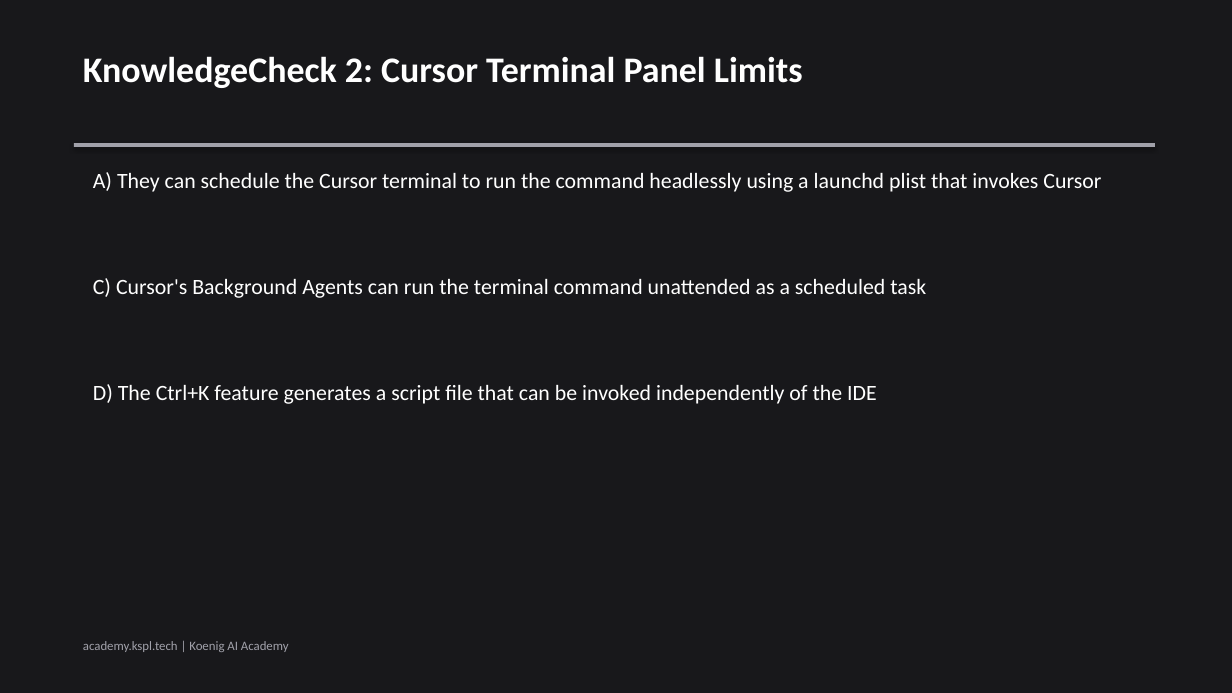
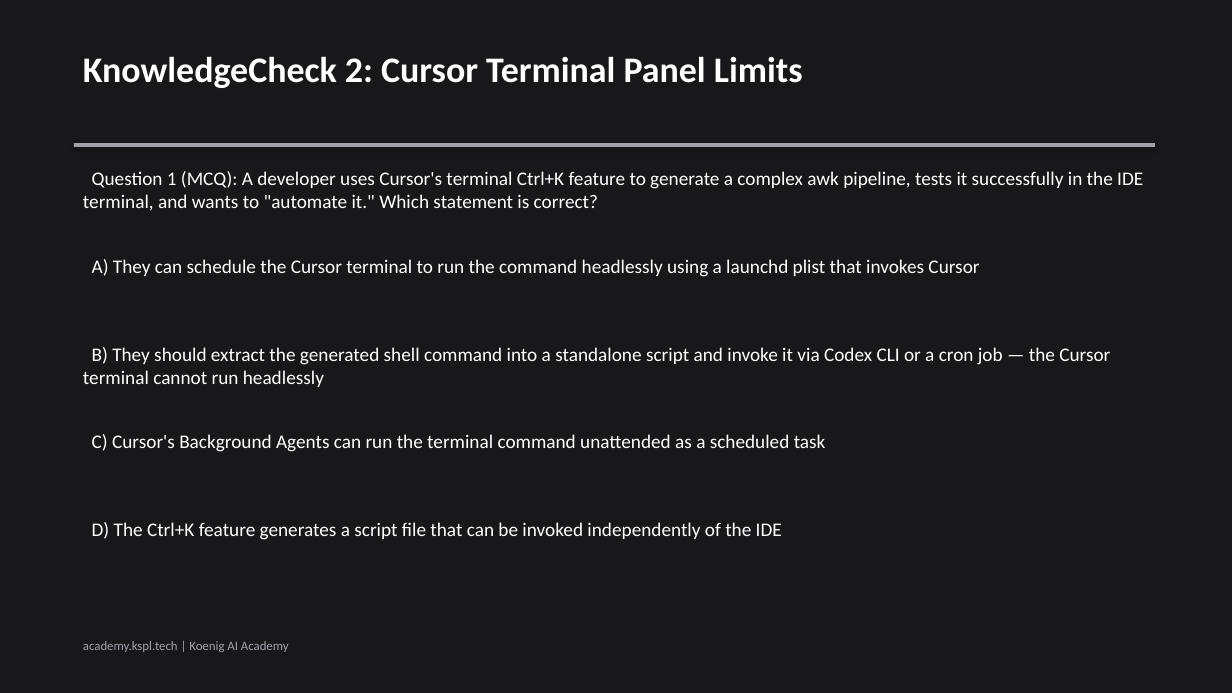
Before and after one commit to Koenig-Solutions-Private-Limited/koenig-ai-org, a slide deck: slide 6 of vault/courses/cursor-composer-2/03-cursor-cli-headless/slides.pptx. Drawn at 1232x693 pixels with LibreOffice and Linux fonts; fonts in the diff are those of the drawing. Boxes give left, top, right and bottom in pixels: in the first picture for what was removed or moved away, otherwise in the second. Text is boxed around its words. In the diff, an @@ line names an element or a change of style, - is before the commit and + after.

Commit message:
fix(slides): fix slide-6 MCQ regression — relax char cap for options and question stems
Apply a higher char cap selectively for MCQ answer options (A–D) and question stems
(matched by pattern `Question \d+`) rather than for all list items:
- MCQ options: 200-char cap (option B was 156 chars, above the 120 general limit)
- Question stems: 220-char cap (question stem is 204 chars)
- Regular paragraphs and non-MCQ list items: unchanged 120-char cap

Also expand make_content_slide to render up to 5 bullets with adaptive spacing/font
(15pt, 0.95"/0.85" step/height) when a slide carries 5 items, so question + all 4
options fit on the KnowledgeCheck slide without overflowing the footer.

Fixes KOEA-7722 revision 2 regression: slide 6 now shows question stem + A/B/C/D.
Slides 2–5 content unchanged from revision 2.

```diff
--- a/vault/courses/cursor-composer-2/03-cursor-cli-headless/slides.pptx
+++ b/vault/courses/cursor-composer-2/03-cursor-cli-headless/slides.pptx
@@ text added at box(83, 171, 1143, 211), 15 pt, text #FFFFFF @@
+Question 1 (MCQ): A developer uses Cursor's terminal Ctrl+K feature to generate a complex awk pipeline, tests it successfully in the IDE terminal, and wants to "automate it." Which statement is correct?
@@ text "A) They can schedule the ...": place and size @@
-text "A) They can schedule the ..." at box(93, 172, 1101, 192)
+text "A) They can schedule the ..." at box(92, 259, 979, 277)
@@ text added at box(83, 347, 1110, 387), 15 pt, text #FFFFFF @@
+B) They should extract the generated shell command into a standalone script and invoke it via Codex CLI or a cron job — the Cursor terminal cannot run headlessly
@@ size 17 to 15 pt in 3 elements at box(92, 259, 979, 277), box(92, 522, 782, 540), box(92, 434, 826, 452) @@
@@ text "C) Cursor's Background Agents can ...": place and size @@
-text "C) Cursor's Background Agents can ..." at box(93, 278, 926, 298)
+text "C) Cursor's Background Agents can ..." at box(92, 434, 826, 452)
@@ text "D) The Ctrl+K feature generates ...": place and size @@
-text "D) The Ctrl+K feature generates ..." at box(93, 384, 877, 404)
+text "D) The Ctrl+K feature generates ..." at box(92, 522, 782, 540)
```
Also in this commit, not shown: 3 other slides changed, 1 other file.
